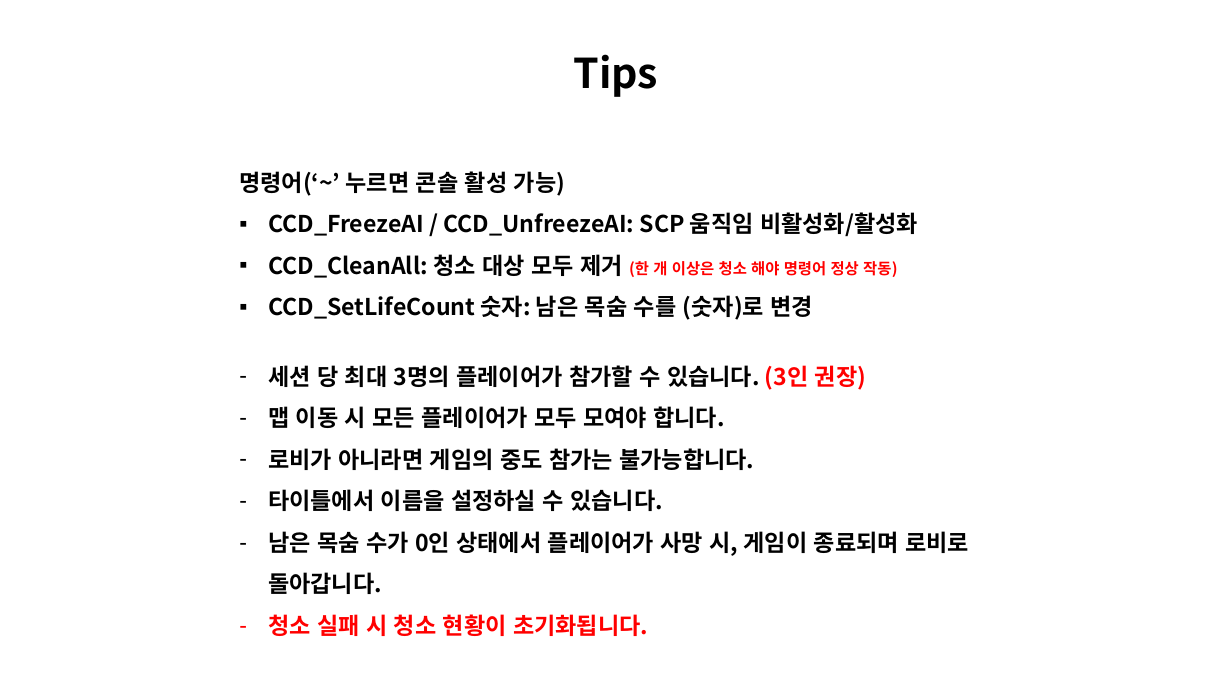
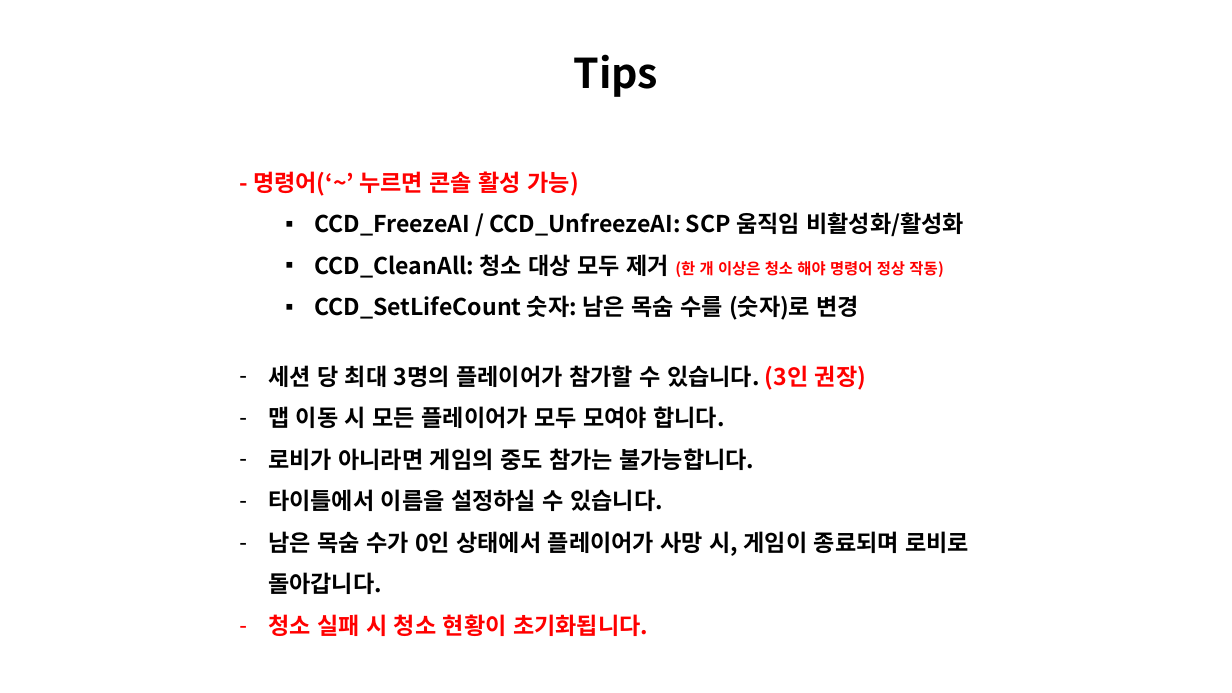
Before and after one commit to CrograNM/_CCD, a slide deck: slide 1 of 문서/CCD 설명서.pptx. Drawn at 1232x693 pixels with LibreOffice and Linux fonts; fonts in the diff are those of the drawing; background and template pictures are left out. Boxes give left, top, right and bottom in pixels: in the first picture for what was removed or moved away, otherwise in the second. Text is boxed around its words. In the diff, an @@ line names an element or a change of style, - is before the commit and + after.

```diff
--- a/문서/CCD 설명서.pptx
+++ b/문서/CCD 설명서.pptx
@@ text at bbox=[253, 171, 579, 196]: text changed; text colour #000000 to #FF0000 @@
-명령어(‘~’ 누르면 콘솔 활성 가능)
+- 명령어(‘~’ 누르면 콘솔 활성 가능)
@@ text at bbox=[314, 212, 964, 320]: list level 1 to 2 in "CCD_FreezeAI / CCD_UnfreezeAI: SCP 움직임 ..."; list level 1 to 2 in "CCD_CleanAll: 청소 대상 모두 제거 ..."; list level 1 to 2 in "CCD_SetLifeCount 숫자: 남은 목숨 수를 ..." @@
```
Also in this commit, not shown: 1 other slide changed, 1 other file.
